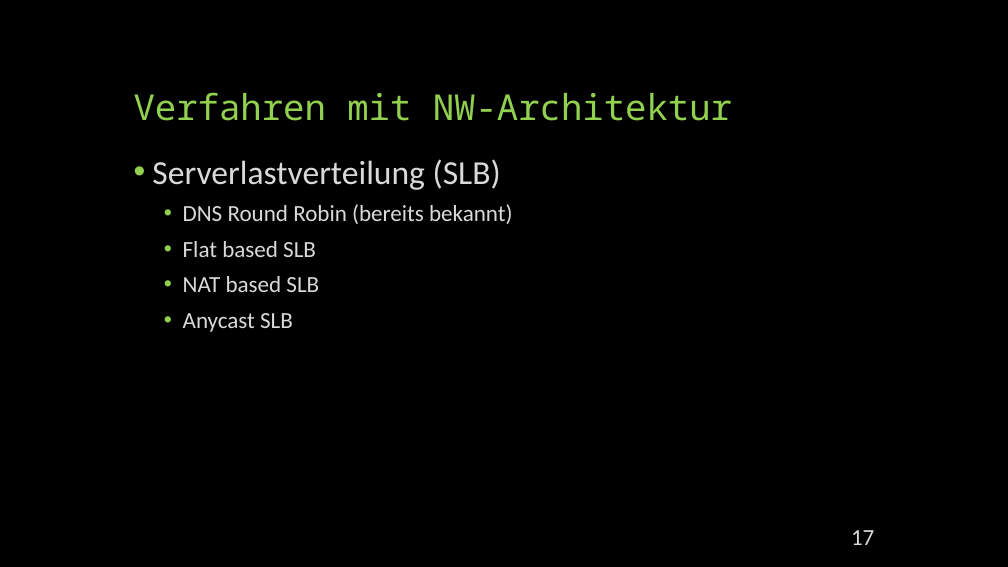
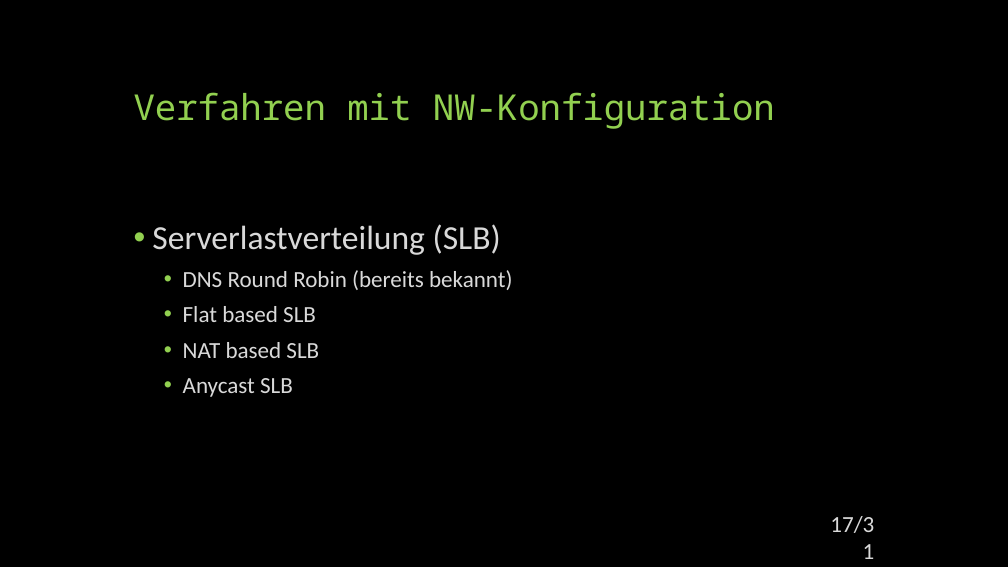
Before and after one commit to mseidl-tgm/1stRow4BHIT, a slide deck: slide 17 of DEZSYS/DEZSYS_LoadBalancing_Präsentation/Load Balancing.pptx. Drawn at 1008x567 pixels with LibreOffice and Linux fonts; fonts in the diff are those of the drawing. Boxes give left, top, right and bottom in pixels: in the first picture for what was removed or moved away, otherwise in the second. Text is boxed around its words. In the diff, an @@ line names an element or a change of style, - is before the commit and + after.

```diff
--- a/DEZSYS/DEZSYS_LoadBalancing_Präsentation/Load Balancing.pptx
+++ b/DEZSYS/DEZSYS_LoadBalancing_Präsentation/Load Balancing.pptx
@@ title at [134, 92, 775, 129]: text changed @@
-Verfahren mit NW-Architektur
+Verfahren mit NW-Konfiguration
@@ text "Serverlastverteilung (SLB)": place and size @@
-text "Serverlastverteilung (SLB)" at [152, 159, 512, 332]
+text "Serverlastverteilung (SLB)" at [152, 224, 512, 397]
@@ page number at [830, 516, 874, 533]: text changed @@
-17
+17/31
```
Also in this commit, not shown: 21 other slides changed, 10 other files.
